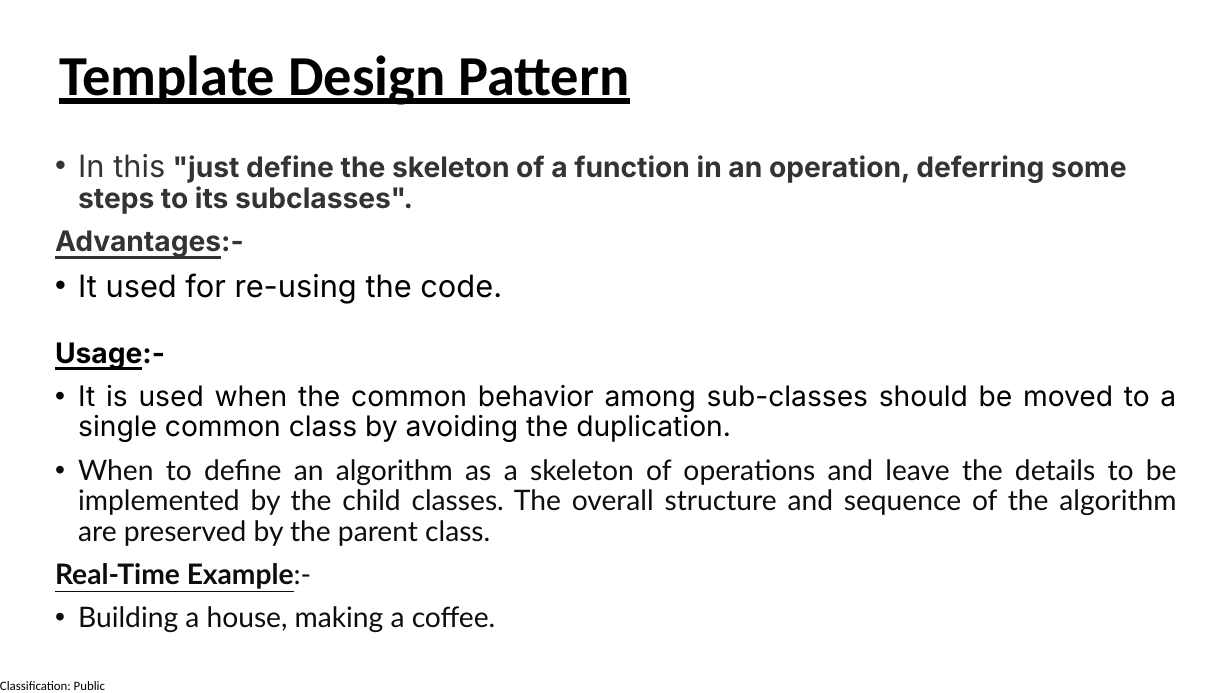
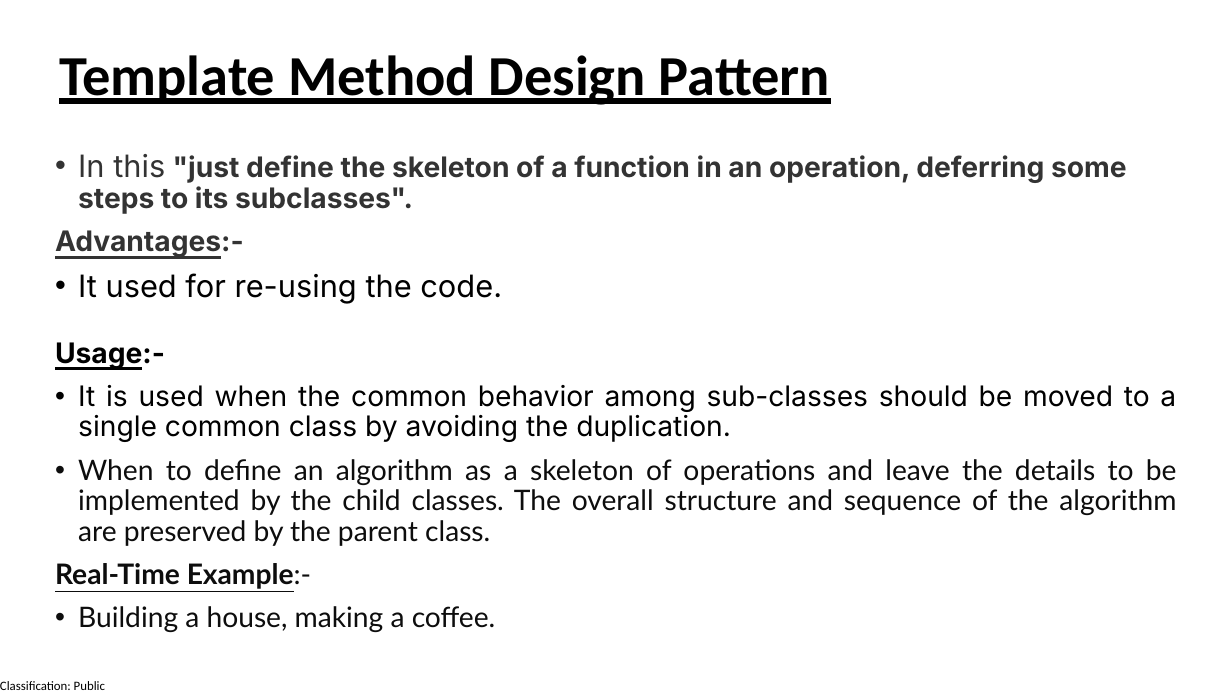
Before and after one commit to manaswiniray/DesignPatterns, a slide deck: slide 19 of DesignPatterns.pptx. Drawn at 1232x693 pixels with LibreOffice and Linux fonts; fonts in the diff are those of the drawing. Boxes give left, top, right and bottom in pixels: in the first picture for what was removed or moved away, otherwise in the second. Text is boxed around its words. In the diff, an @@ line names an element or a change of style, - is before the commit and + after.

```diff
--- a/DesignPatterns.pptx
+++ b/DesignPatterns.pptx
@@ text at (59,55,830,105): text changed @@
-Template Design Pattern
+Template Method Design Pattern
```
Also in this commit, not shown: 2 slides added, 10 other files.
